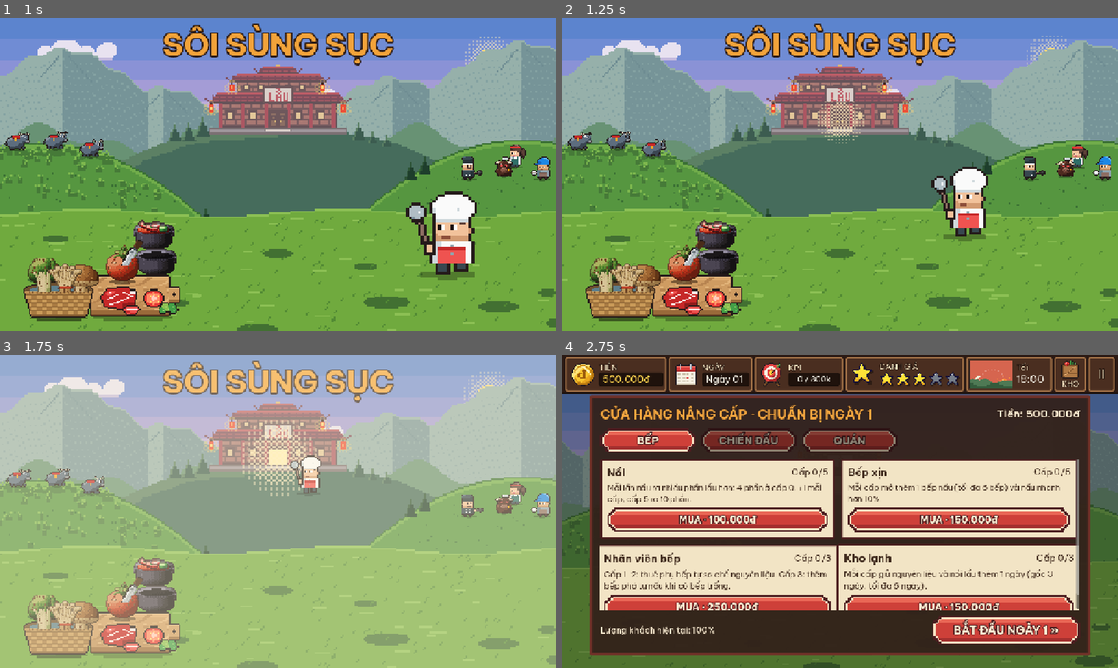
Above: before the commit, frames 1-4 (two rows, left to right).
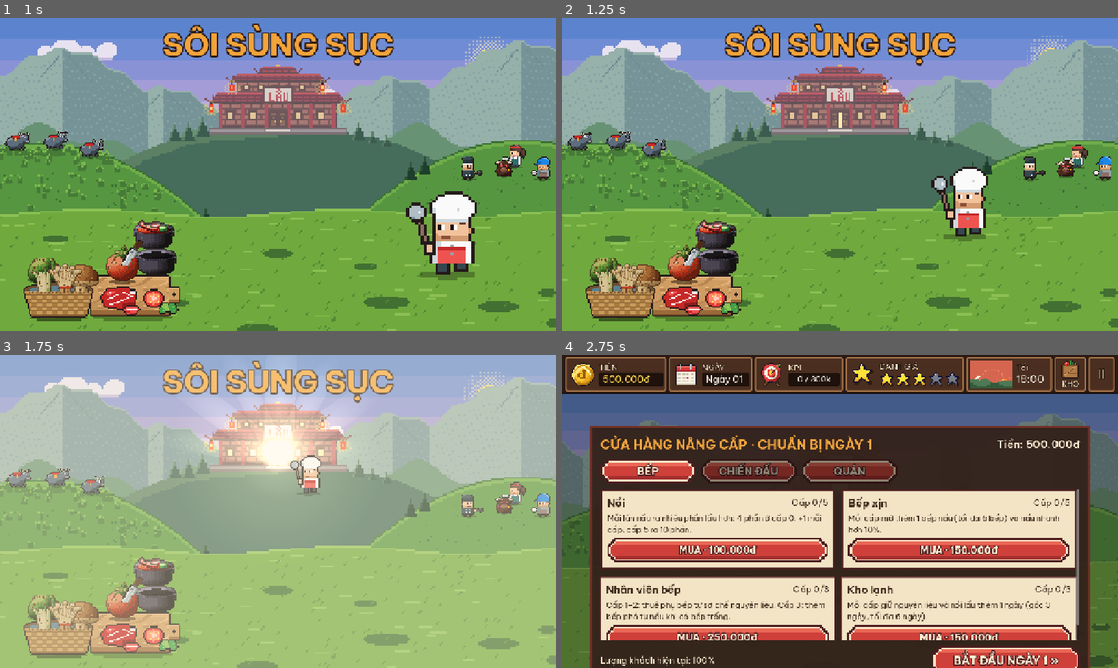
Above: after the commit, the same moments.

Repository: Znoywho/HotPot_SUNSUT
Game: Godot game, scene res://scenes/main_menu/main_menu.tscn
The game is run twice, just before and just after one commit, with the same random seed, the same clock (stepped at 60 frames per second) and the same inputs.
Inputs (mouse positions are in pixels of both pictures, inside the frame that each line leads up to):
- Up to frame 1 (1 s): click "CHƠI MỚI" at 0.5 s
- Up to frame 2 (1.25 s): no input
- Up to frame 3 (1.75 s): move the mouse to (400, 495) at 1.27 s; click (400, 495) at 1.42 s
- Up to frame 4 (2.75 s): drag from (728, 527) to (812, 574) at 2.02 s

Frame 1 is identical in both runs. In frame 2, 0.4% of the frame differs, in the area x 46-55%, y 25-40%; in frame 3, 4.6%; in frame 4, 52%, in the area x 5-95%, y 12-100%.

Commit message:
Ánh sáng cửa quán mượt như thật (gradient cộng sáng, lõi + quầng + tia sáng lay nhẹ); nảy của bảng/thẻ cửa hàng mềm hơn

Diff:
--- a/scenes/main_menu/main_menu.gd
+++ b/scenes/main_menu/main_menu.gd
@@ -11,7 +11,7 @@
 const BUFFALO := preload("res://assets/sprites/characters/mount_buffalo.png") ## Trâu (thú cưỡi) có sẵn, nhìn sang phải.
 const LAND_SIZE := Vector2(432, 180) ## Cỡ ảnh phong cảnh (điểm ảnh, rộng hơn 16:9 cho màn điện thoại); toạ độ nhân vật trên đồi tính theo ảnh này.
 const SUN := preload("res://assets/sprites/scenery/sun.png")
-const SUN_GLOW := preload("res://assets/sprites/scenery/sun_glow.png") ## Dùng cho cả quầng sáng mặt trời và ánh sáng từ cửa quán.
+const SUN_GLOW := preload("res://assets/sprites/scenery/sun_glow.png")
 const DOOR_LEAF := preload("res://assets/sprites/scenery/door_leaf.png")
 const CLOUDS: Array[Texture2D] = [
 	preload("res://assets/sprites/scenery/cloud_big.png"),
@@ -43,7 +43,14 @@
 const DOOR_LEFT_LEAF := Vector2(211, 54) ## Góc trái trên cánh cửa trái (điểm ảnh phong cảnh), cánh phải nằm ngay bên phải.
 const DOOR_OPEN_AT := 0.6 ## Đầu bếp chạy được chừng này giây thì cửa quán mở.
 const DOOR_OPEN_SECONDS := 0.35
-const DOOR_LIGHT_SCALE := 1.6 ## Quầng sáng từ cửa lớn tới chừng này lần.
+const LIGHT_COLOR := Color("ffe9a8") ## Ánh đèn vàng ấm hắt ra từ cửa quán.
+const LIGHT_CORE_RADIUS := 70.0 ## Lõi sáng quanh cửa (px màn hình ở 1280x720, co giãn theo phong cảnh).
+const LIGHT_HALO_RADIUS := 260.0 ## Quầng sáng mờ toả rộng.
+## Tia sáng loe ra từ cửa: (góc độ, dài px, rộng px); 0 độ = sang phải, -90 = thẳng lên.
+const LIGHT_BEAMS := [
+	[-172.0, 300.0, 46.0], [-145.0, 380.0, 60.0], [-118.0, 330.0, 50.0], [-90.0, 420.0, 70.0],
+	[-62.0, 340.0, 52.0], [-36.0, 390.0, 60.0], [-8.0, 300.0, 46.0],
+]
 const FADE_DELAY := 0.9 ## Chừng này giây thì ánh sáng tràn ra phủ trắng màn hình.
 const FADE_SECONDS := 0.8
 const FLASH_COLOR := Color("fff4d6") ## Màu ánh sáng tràn màn khi vào quán (cửa hàng tan dần từ màu này).
@@ -76,7 +83,7 @@
 
 var chef: KitchenActor
 var _door_leaves: Array[TextureRect] = [] ## [trái, phải]
-var _door_light: TextureRect
+var _door_lights: Array[TextureRect] = [] ## Lõi, quầng, rồi các tia sáng; ẩn tới khi cửa mở.
 var _buttons: Array[PixelButton] = []
 var _leaving := false ## Đang chạy hiệu ứng vào game: chặn bấm thêm lần nữa.
 var _clouds: Array[TextureRect] = []
@@ -150,26 +157,66 @@
 		add_child(leaf)
 		_door_leaves.append(leaf)
 
-	_door_light = TextureRect.new()
-	_door_light.texture = SUN_GLOW
-	_door_light.expand_mode = TextureRect.EXPAND_IGNORE_SIZE
-	_door_light.size = SUN_GLOW.get_size() * land_scale
-	_door_light.pivot_offset = _door_light.size / 2.0
-	_door_light.position = _land_to_screen(DOOR_LEFT_LEAF) + Vector2(leaf_size.x, leaf_size.y / 2.0) - _door_light.pivot_offset
-	_door_light.scale = Vector2.ZERO
-	_door_light.mouse_filter = MOUSE_FILTER_IGNORE
-	add_child(_door_light)
-
-
-## Mở cửa quán: 2 cánh thu hẹp về phía bản lề (như mở vào trong), ánh sáng từ trong toả ra lớn dần rồi phập phồng.
+	var door_center := _land_to_screen(DOOR_LEFT_LEAF) + Vector2(leaf_size.x, leaf_size.y / 2.0)
+	var light_scale := _land_scale() / PIXEL # số px đặt cho màn 1280x720, màn khác co giãn theo
+	_door_lights.append(_add_soft_light(door_center, Vector2.ONE * LIGHT_HALO_RADIUS * 2.0 * light_scale, 0.35))
+	for beam in LIGHT_BEAMS:
+		var ray := _add_soft_light(door_center, Vector2(beam[1], beam[2]) * light_scale, 0.45, true)
+		ray.rotation_degrees = beam[0]
+		_door_lights.append(ray)
+	_door_lights.append(_add_soft_light(door_center, Vector2.ONE * LIGHT_CORE_RADIUS * 2.0 * light_scale, 1.0))
+
+
+## Một vệt sáng mượt (gradient tỏa tròn, cộng sáng lên cảnh): tâm sáng nhất, mờ dần ra mép.
+## beam = tia sáng: gốc ở mép trái, tỏa dọc theo chiều dài; không thì tâm ở giữa. Ẩn sẵn (scale 0).
+func _add_soft_light(origin: Vector2, light_size: Vector2, strength: float, beam := false) -> TextureRect:
+	var gradient := Gradient.new()
+	gradient.set_color(0, Color(LIGHT_COLOR, strength))
+	gradient.set_color(1, Color(LIGHT_COLOR, 0.0))
+	gradient.add_point(0.4, Color(LIGHT_COLOR, strength * 0.35)) # tắt nhanh gần tâm rồi kéo dài mờ như ánh đèn thật
+	var texture := GradientTexture2D.new()
+	texture.gradient = gradient
+	texture.fill = GradientTexture2D.FILL_RADIAL
+	texture.fill_from = Vector2(0.0, 0.5) if beam else Vector2(0.5, 0.5)
+	texture.fill_to = Vector2(1.0, 0.5) if beam else Vector2(1.0, 0.5)
+	var material := CanvasItemMaterial.new()
+	material.blend_mode = CanvasItemMaterial.BLEND_MODE_ADD
+
+	var light := TextureRect.new()
+	light.texture = texture
+	light.material = material
+	light.texture_filter = CanvasItem.TEXTURE_FILTER_LINEAR # mượt, không vỡ pixel
+	light.expand_mode = TextureRect.EXPAND_IGNORE_SIZE
+	light.size = light_size
+	light.pivot_offset = Vector2(0.0, light_size.y / 2.0) if beam else light_size / 2.0
+	light.position = origin - light.pivot_offset
+	light.scale = Vector2.ZERO
+	light.mouse_filter = MOUSE_FILTER_IGNORE
+	add_child(light)
+	return light
+
+
+## Mở cửa quán: 2 cánh thu hẹp về phía bản lề (như mở vào trong); lõi + quầng sáng nở ra, các tia sáng
+## lần lượt vươn dài rồi lay nhẹ, độ sáng chập chờn như đèn thật.
 func _open_door() -> void:
 	var tween := create_tween().set_parallel(true)
 	for leaf in _door_leaves:
-		tween.tween_property(leaf, "scale:x", 0.0, DOOR_OPEN_SECONDS).set_trans(Tween.TRANS_BACK).set_ease(Tween.EASE_IN)
-	tween.tween_property(_door_light, "scale", Vector2.ONE * DOOR_LIGHT_SCALE, 0.6).set_trans(Tween.TRANS_BACK).set_ease(Tween.EASE_OUT)
-	var pulse := _door_light.create_tween().set_loops()
-	pulse.tween_property(_door_light, "modulate:a", 0.7, 0.25)
-	pulse.tween_property(_door_light, "modulate:a", 1.0, 0.25)
+		tween.tween_property(leaf, "scale:x", 0.0, DOOR_OPEN_SECONDS).set_trans(Tween.TRANS_SINE).set_ease(Tween.EASE_IN_OUT)
+	for i in _door_lights.size():
+		var light := _door_lights[i]
+		var is_beam := light.pivot_offset.x == 0.0
+		light.scale = Vector2(0.0, 1.0) if is_beam else Vector2.ZERO
+		tween.tween_property(light, "scale", Vector2.ONE, 0.7).set_delay(0.1 + i * 0.04) \
+				.set_trans(Tween.TRANS_CUBIC).set_ease(Tween.EASE_OUT)
+		var flicker := light.create_tween().set_loops()
+		var period := randf_range(0.4, 0.8)
+		flicker.tween_property(light, "modulate:a", randf_range(0.7, 0.85), period).set_trans(Tween.TRANS_SINE)
+		flicker.tween_property(light, "modulate:a", 1.0, period).set_trans(Tween.TRANS_SINE)
+		if is_beam:
+			var sway := light.create_tween().set_loops()
+			var base := light.rotation_degrees
+			sway.tween_property(light, "rotation_degrees", base + 4.0, randf_range(1.0, 1.6)).set_trans(Tween.TRANS_SINE)
+			sway.tween_property(light, "rotation_degrees", base - 4.0, randf_range(1.0, 1.6)).set_trans(Tween.TRANS_SINE)
 
 
 ## Trâu gặm cỏ trên đồi trái: đi chậm sang một bên, đứng gặm, quay đầu đi về, lặp mãi.
--- a/scenes/shop/shop.gd
+++ b/scenes/shop/shop.gd
@@ -25,7 +25,7 @@
 const TAB_DIM := Color(0.55, 0.55, 0.55) ## Tab chưa chọn tối đi.
 const FADE_IN_SECONDS := 0.5
 const FLASH_COLOR := Color("fff4d6") ## Màu ánh sáng khi rời menu (khớp FLASH_COLOR trong main_menu.gd): màn tan dần từ màu này.
-const BOARD_DROP_SECONDS := 0.9 ## Bảng rơi từ trên xuống và nảy khi chạm chỗ.
+const BOARD_DROP_SECONDS := 0.7 ## Bảng rơi từ trên xuống, trượt quá một chút rồi êm về chỗ.
 const CARD_POP_SECONDS := 0.45
 const CARD_POP_STAGGER := 0.07 ## Thẻ sau nảy ra trễ hơn thẻ trước chừng này giây.
 
@@ -91,7 +91,7 @@
 	add_child(margin)
 	margin.position.y = -get_viewport_rect().size.y # bắt đầu trên mép màn, rơi xuống chỗ cũ (y = 0)
 	margin.create_tween().tween_property(margin, "position:y", 0.0, BOARD_DROP_SECONDS) \
-			.set_delay(0.15).set_trans(Tween.TRANS_BOUNCE).set_ease(Tween.EASE_OUT)
+			.set_delay(0.15).set_trans(Tween.TRANS_BACK).set_ease(Tween.EASE_OUT) # 1 nhịp nảy mềm thay vì đập nhiều lần
 
 	var board := PanelContainer.new()
 	board.add_theme_stylebox_override("panel", _box_style(BOARD_COLOR, BOARD_BORDER, 6, 24))
@@ -172,7 +172,7 @@
 		if not is_instance_valid(card) or card.is_queued_for_deletion():
 			continue # đổi tab nhanh: thẻ cũ đã bị gỡ
 		card.pivot_offset = card.size / 2.0
-		card.scale = Vector2.ONE * 0.6
+		card.scale = Vector2.ONE * 0.85
 		var tween := card.create_tween().set_parallel(true)
 		tween.tween_property(card, "scale", Vector2.ONE, CARD_POP_SECONDS).set_delay(i * CARD_POP_STAGGER) \
 				.set_trans(Tween.TRANS_BACK).set_ease(Tween.EASE_OUT)
